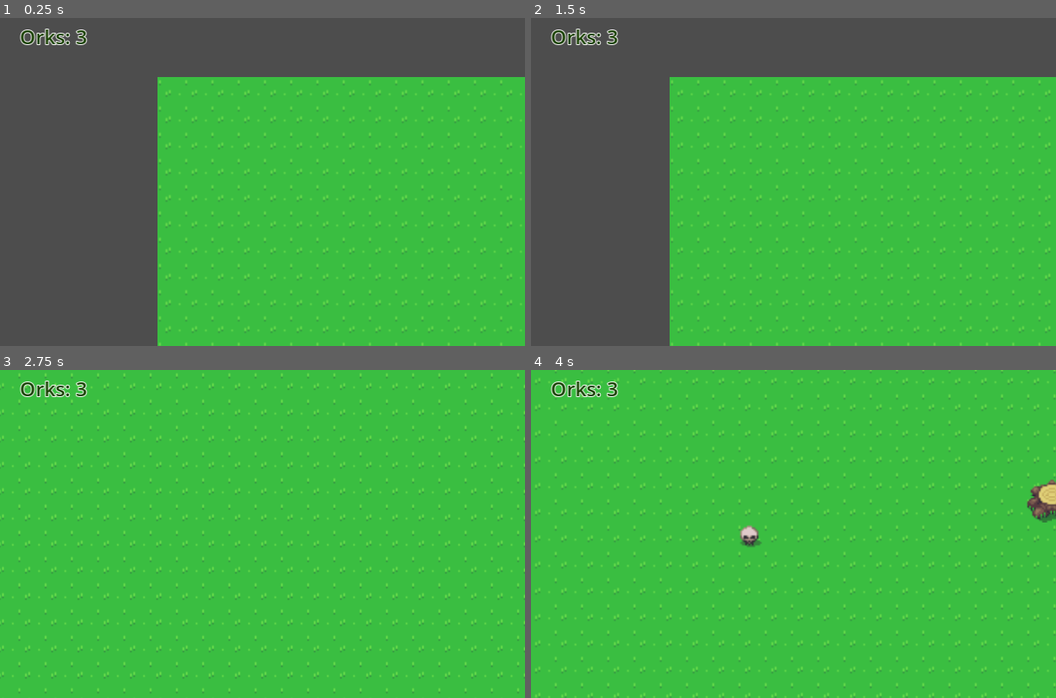
Above: before the commit, frames 1-4 (two rows, left to right).
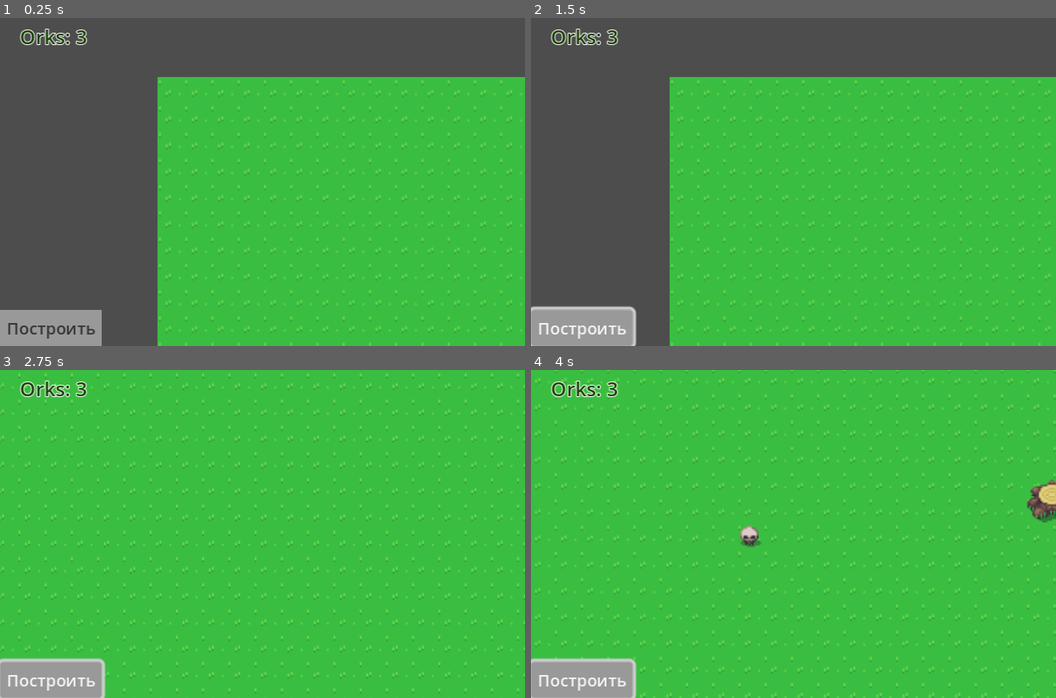
Above: after the commit, the same moments.

Repository: BurntRobot/ork-goddess
Game: Godot game, scene res://world.tscn
Same seed, same stepped clock (60 frames per second), same inputs: the game is played once before the commit and once after it.
Inputs (mouse positions are in pixels of both pictures, inside the frame that each line leads up to):
- Up to frame 1 (0.25 s): no input
- Up to frame 2 (1.5 s): click (583, 326) at 0.5 s, where only the run after the commit has a clickable "Построить"; tap Enter at 1.25 s; move the mouse to (909, 165) at 1.27 s; press the mouse at (909, 165) at 1.28 s; hold D (right) from 1.28 s (still down)
- Up to frame 3 (2.75 s): move the mouse to (157, 550) at 2.02 s; release D (right) at 2.03 s; release the mouse at (157, 550) at 2.03 s; hold S (down) from 2.03 s (still down); click (157, 550) at 2.1 s
- Up to frame 4 (4 s): move the mouse to (846, 461) at 2.77 s; release S (down) at 2.78 s; press the mouse at (846, 461) at 2.78 s; hold D (right) 2.78-3.53 s; move the mouse to (767, 599) at 3.52 s; release the mouse at (767, 599) at 3.53 s; hold W (up) from 3.53 s (still down); click (767, 599) at 3.6 s

The runs differ from the first frame. In frame 1, 1.9% of the frame differs, in the area x 0-20%, y 89-100%; in frame 2, 2.5%, in the area x 0-21%, y 87-100%; in frame 3, 2.5%; in frame 4, 2.5%.

Commit message:
Building button with texture

Diff:
--- /dev/null
+++ b/BuildingPlaceholder.gd
@@ -0,0 +1,23 @@
+extends TextureRect
+
+var in_building = false
+var zoom_multiplier = 0
+
+func _process(delta):
+	scale = Vector2(zoom_multiplier, zoom_multiplier)
+	position = get_global_mouse_position() - (texture.get_size() * scale / 2)
+
+func _unhandled_input(event):
+	if event is InputEventMouseButton and in_building:
+		if event.is_action_pressed("mouse_select"):
+			Input.set_mouse_mode(Input.MOUSE_MODE_VISIBLE)
+			visible = false
+			in_building = false
+
+func _on_button_pressed():
+	Input.set_mouse_mode(Input.MOUSE_MODE_HIDDEN)
+	visible = true
+	in_building = true
+
+func set_multiplier(_zoom_multiplier):
+	zoom_multiplier = _zoom_multiplier
--- a/SelectionArea.gd
+++ b/SelectionArea.gd
@@ -23,7 +23,7 @@
 		ending_point = get_global_mouse_position()
 		_set_rectagular()
 
-func _input(event):
+func _unhandled_input(event):
 	if event is InputEventMouseButton:
 		if event.is_action_pressed("mouse_select"):
 			in_action = true
--- a/world.gd
+++ b/world.gd
@@ -3,6 +3,7 @@
 @onready var orks_counter = $UI/OrksCounter
 @onready var goddess = $MainGame/Goddess
 @onready var units = $MainGame/Units
+@onready var building_placeholder = $UI/BuildingPlaceholder
 var zoom = 0
 
 func _process(delta):
@@ -10,6 +11,7 @@
 	if zoom != goddess.zoom.x:
 		zoom = goddess.zoom.x
 		units.set_multiplier(zoom)
+		building_placeholder.set_multiplier(zoom)
 
 func _on_units_orks_counted(orks_number):
 	if orks_counter:
--- a/world.tscn
+++ b/world.tscn
@@ -6,6 +6,7 @@
 [ext_resource type="Script" path="res://Camera.gd" id="2_gvfr1"]
 [ext_resource type="Script" path="res://Units.gd" id="2_j8602"]
 [ext_resource type="Script" path="res://SelectionArea.gd" id="4_ifqme"]
+[ext_resource type="Script" path="res://BuildingPlaceholder.gd" id="7_mts08"]
 
 [sub_resource type="TileSetAtlasSource" id="TileSetAtlasSource_og6es"]
 texture = ExtResource("1_5dlyj")
@@ -1096,6 +1097,17 @@
 content_margin_left = 12.0
 content_margin_top = 3.0
 
+[sub_resource type="StyleBoxFlat" id="StyleBoxFlat_4hyt2"]
+
+[sub_resource type="StyleBoxFlat" id="StyleBoxFlat_vq6fn"]
+
+[sub_resource type="StyleBoxFlat" id="StyleBoxFlat_dn4yp"]
+bg_color = Color(0.294118, 0.294118, 0.294118, 1)
+
+[sub_resource type="AtlasTexture" id="AtlasTexture_fhjpc"]
+atlas = ExtResource("1_5dlyj")
+region = Rect2(96, 0, 80, 80)
+
 [node name="World" type="Node"]
 script = ExtResource("1_c2huc")
 
@@ -1157,6 +1169,29 @@
 theme_override_styles/normal = SubResource("StyleBoxEmpty_upbvk")
 text = "Orks: 3"
 
+[node name="Button" type="Button" parent="UI"]
+anchors_preset = 2
+anchor_top = 1.0
+anchor_bottom = 1.0
+offset_top = -22.0
+offset_right = 62.0
+grow_vertical = 0
+theme_override_colors/font_color = Color(0.215686, 0.215686, 0.215686, 1)
+theme_override_font_sizes/font_size = 10
+theme_override_styles/normal = SubResource("StyleBoxFlat_4hyt2")
+theme_override_styles/hover = SubResource("StyleBoxFlat_vq6fn")
+theme_override_styles/pressed = SubResource("StyleBoxFlat_dn4yp")
+action_mode = 0
+text = "Построить"
+
+[node name="BuildingPlaceholder" type="TextureRect" parent="UI"]
+visible = false
+offset_right = 40.0
+offset_bottom = 40.0
+texture = SubResource("AtlasTexture_fhjpc")
+script = ExtResource("7_mts08")
+
 [connection signal="orks_counted" from="MainGame/Units" to="." method="_on_units_orks_counted"]
 [connection signal="body_entered" from="MainGame/SelectionArea" to="MainGame/SelectionArea" method="_on_body_entered"]
 [connection signal="selection_cleared" from="MainGame/SelectionArea" to="MainGame/Units" method="_on_selection_area_selection_cleared"]
+[connection signal="pressed" from="UI/Button" to="UI/BuildingPlaceholder" method="_on_button_pressed"]
Not shown: 1 places in world.tscn that only renumber resources
